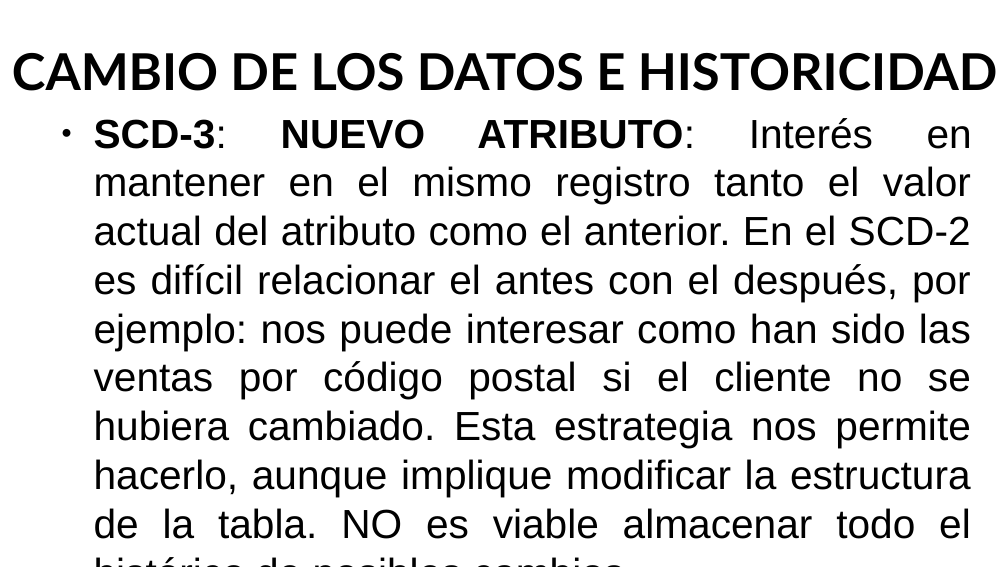
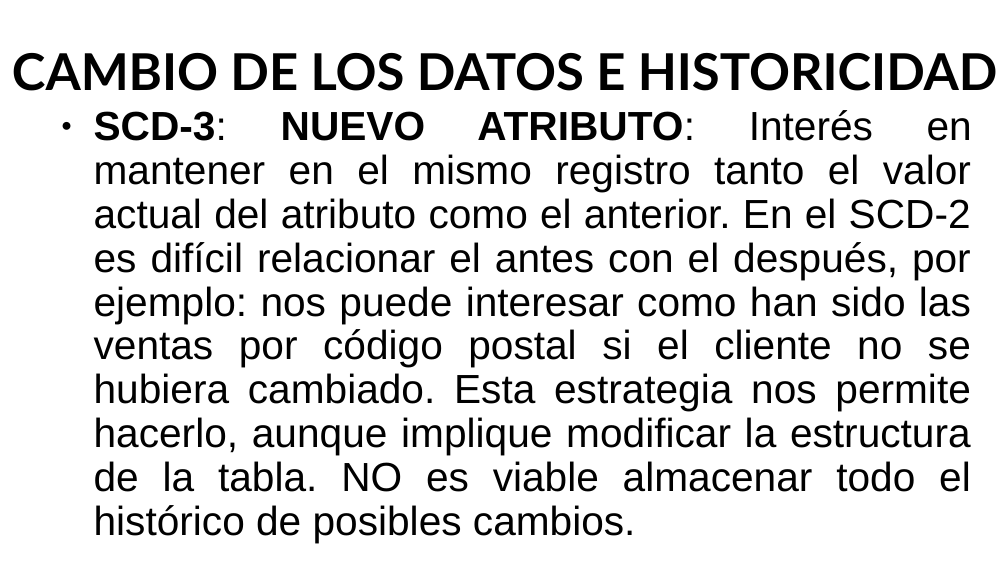
Before and after one commit to Eurobeater/cursoBigDataIA, a slide deck: slide 34 of Sistemas de Big Data/Tema 4 Modelos/Modelos_2.odp. Drawn at 1008x567 pixels with LibreOffice and Linux fonts; fonts in the diff are those of the drawing. Boxes give left, top, right and bottom in pixels: in the first picture for what was removed or moved away, otherwise in the second. Text is boxed around its words. In the diff, an @@ line names an element or a change of style, - is before the commit and + after.

```diff
--- a/Sistemas de Big Data/Tema 4 Modelos/Modelos_2.odp
+++ b/Sistemas de Big Data/Tema 4 Modelos/Modelos_2.odp
@@ text "SCD-3: NUEVO ATRIBUTO: Interés en ..." at (94, 110, 972, 543): indent changed; line spacing 1 to 0.9 @@
@@ rectangle removed at (320, 539, 384, 559) @@
@@ freeform shape added at (320, 539, 384, 559), fill #FFFFFF, outline #FFFFFF 0 pt @@
```
Also in this commit, not shown: 33 other slides changed, 1 other file.
